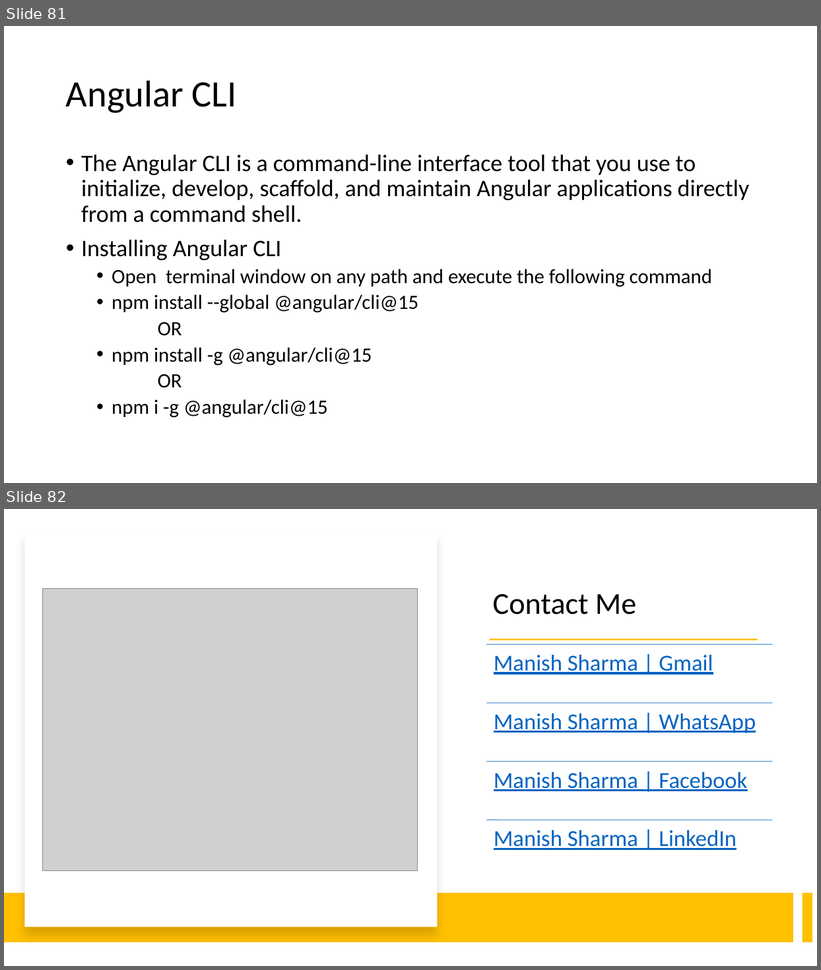
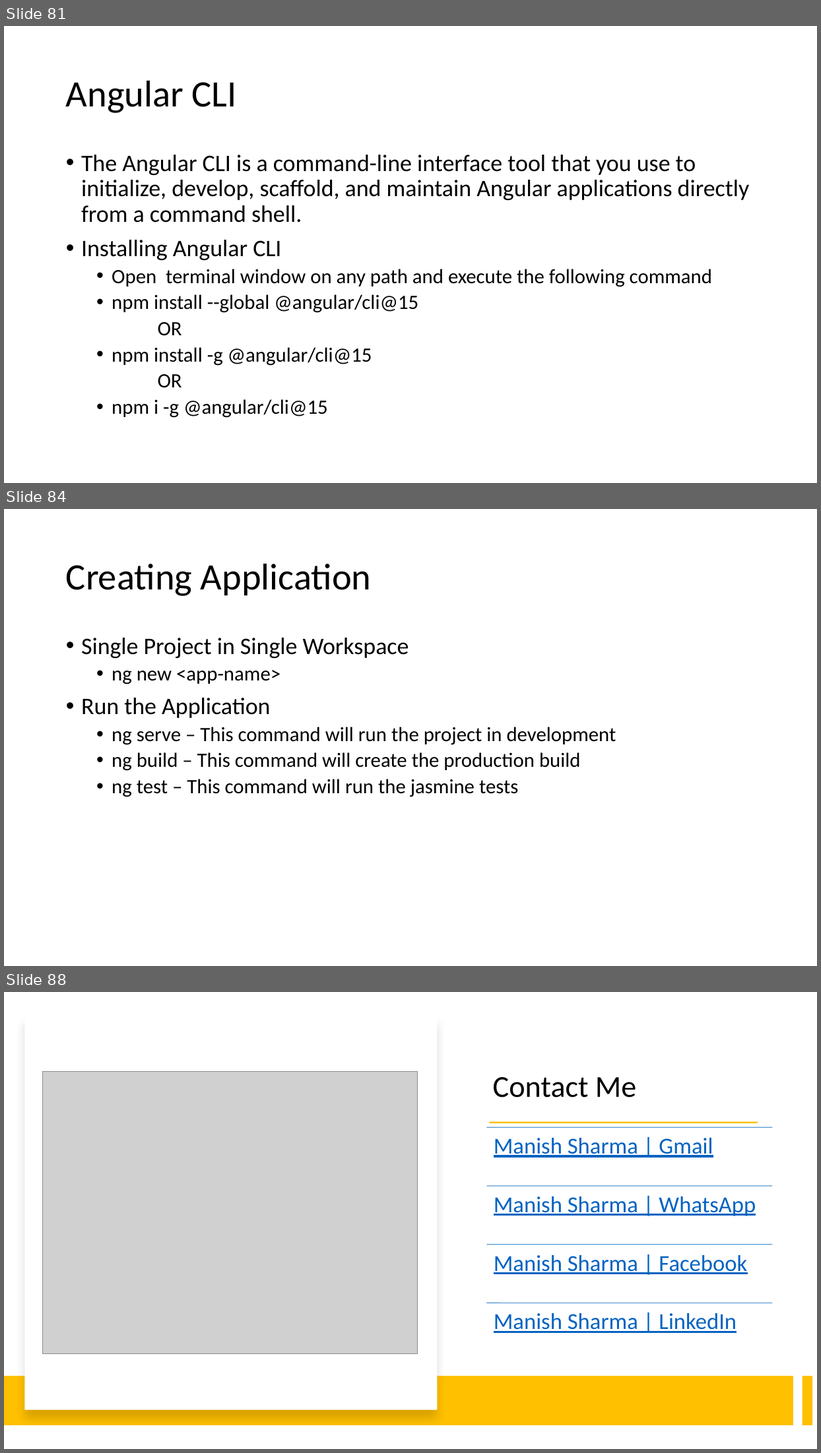
Before and after one commit to explore-with-manish/BFL_Byte_Jul23, a slide deck: Ng-Byte.pptx. Shown one above the other, each under a label of ours: slides 81 and 82 before the commit, slides 81, 84 and 88 after it; the slides between them are not shown. The pictures are 821x970 and 821x1453 pixels, drawn with LibreOffice and Linux fonts; fonts in the diff are those of the drawing; grey boxes stand for pictures. Boxes give left, top, right and bottom in pixels: in the first picture for what was removed or moved away, otherwise in the second. Text is boxed around its words. In the diff, an @@ line names an element or a change of style, - is before the commit and + after.

Commit message:
Ng Single App Creation

```diff
--- a/Ng-Byte.pptx
+++ b/Ng-Byte.pptx
@@ slide 84 added at (4, 509, 817, 966), background #FFFFFF @@
@@ title added at (66, 563, 372, 596), 44 pt, text #000000 @@
+Creating Application
@@ text added at (81, 638, 616, 797), 24 pt, text #000000 @@
+• Single Project in Single Workspace
+  • ng new <app-name>
+• Run the Application
+  • ng serve – This command will run the project in development
+  • ng build – This command will create the production build
+  • ng test – This command will run the jasmine tests
@@ what was slide 82 is now slide 88 @@
```
Also in this commit, not shown: 5 other slides added, 24 other files.
